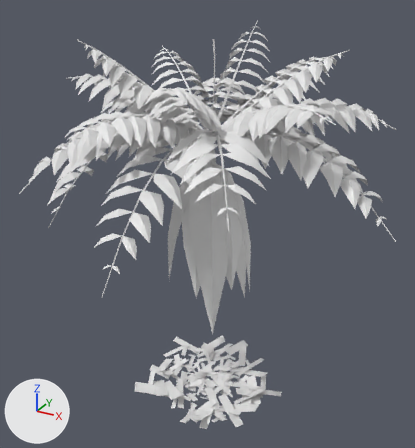
One commit to the OBJ model game/assets/models/plants/SM_Plant_TreeFernMature_Leaf.obj: the scene before it, then after it.
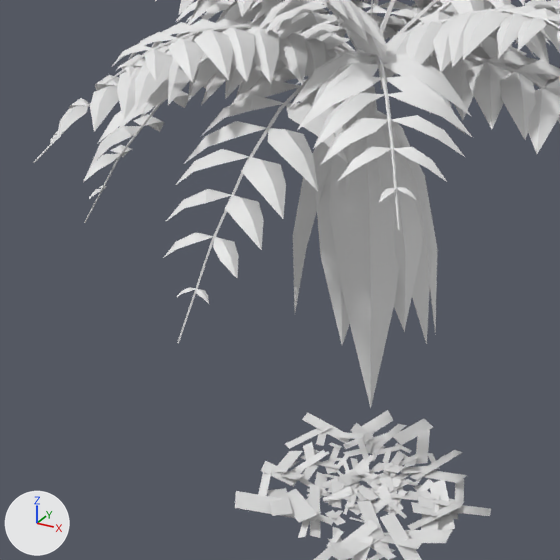
Old and new are each drawn whole from a camera (50 mm lens) standing at (4.22, -7.69, 7.06) and looking at (-0.09, 0.14, 3.14) and again close up on the part from 0% to 77% of the width and 22% to 94% of the height. Arrows for +X, +Y and +Z are at lower left; the lights stay in place. The last two pictures show the newer version. Where no turn or scale is listed for an object, it has been applied to the vertices. Vertices at exactly the same position are counted once.

In view in the first close-up: 'SM_Plant_TreeFernMature_Leaf'.
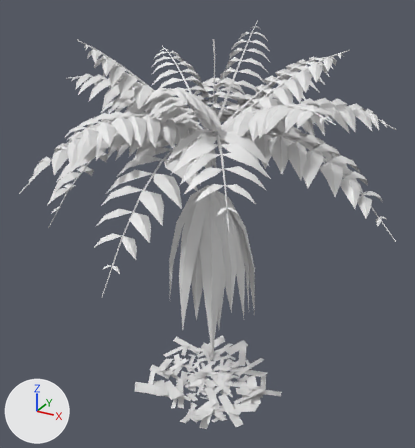
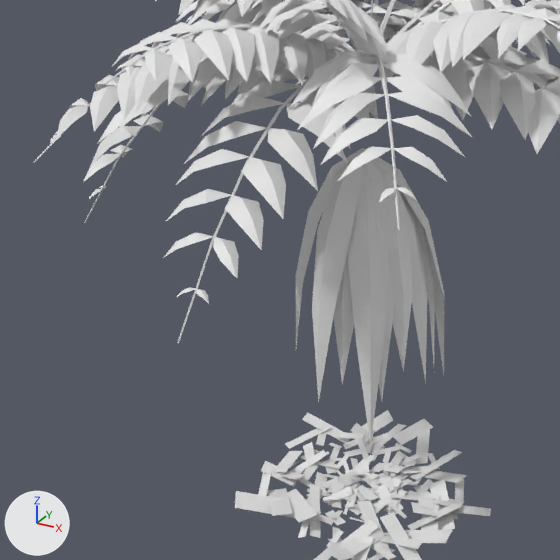
Location of each change, (x1, y1, x2, y2) in pixels of the close-ups (560 x 560 px; the box of a moved part takes in the faces that stretch with it):
part 1 of me_sm_plant_treefernmature_leaf, moved or reshaped
    before: (293, 110, 438, 408)
    after: (296, 148, 444, 447)

The edits, one by one:
me_sm_plant_treefernmature_leaf is used by ob_sm_plant_treefernmature_leaf; location (0.0, 0.0, 0.0).
me_sm_plant_treefernmature_leaf had 4065 vertices, 4408 faces and spanned x -3.35..3.05, y -2.85..3.02, z -0.1..6.29.
me_sm_plant_treefernmature_leaf now has 4105 vertices, 4456 faces and spans x -3.35..3.05, y -2.85..3.02, z -0.1..6.29.
Part 1, on me_sm_plant_treefernmature_leaf:
7 vertices in x -0.63..0.72, y -0.61..0.4, z 1.53..4.34 move by (0.0, 0.0, -0.44).
64 vertices move from x -0.65..0.72, y -0.62..0.54, z 2.26..4.19 to x -0.62..0.7, y -0.6..0.46, z 1.83..3.74.
40 vertices are added at x -0.45..0.77, y -0.71..0.71, z 1.17..3.7.
48 new faces join them.
